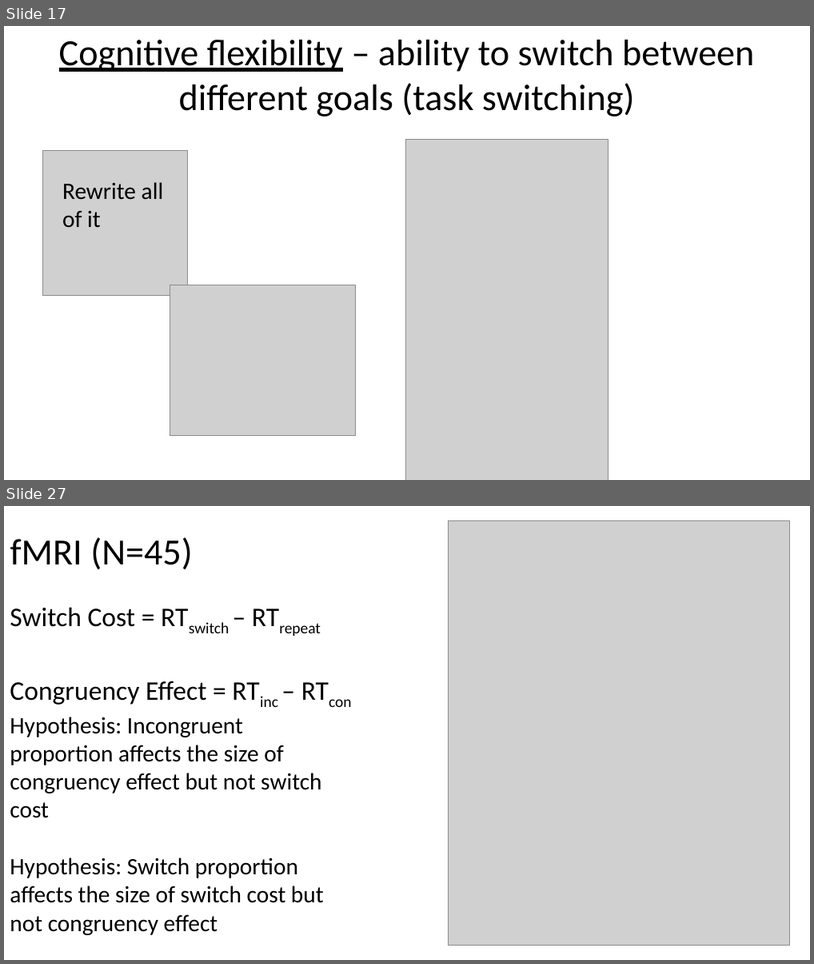
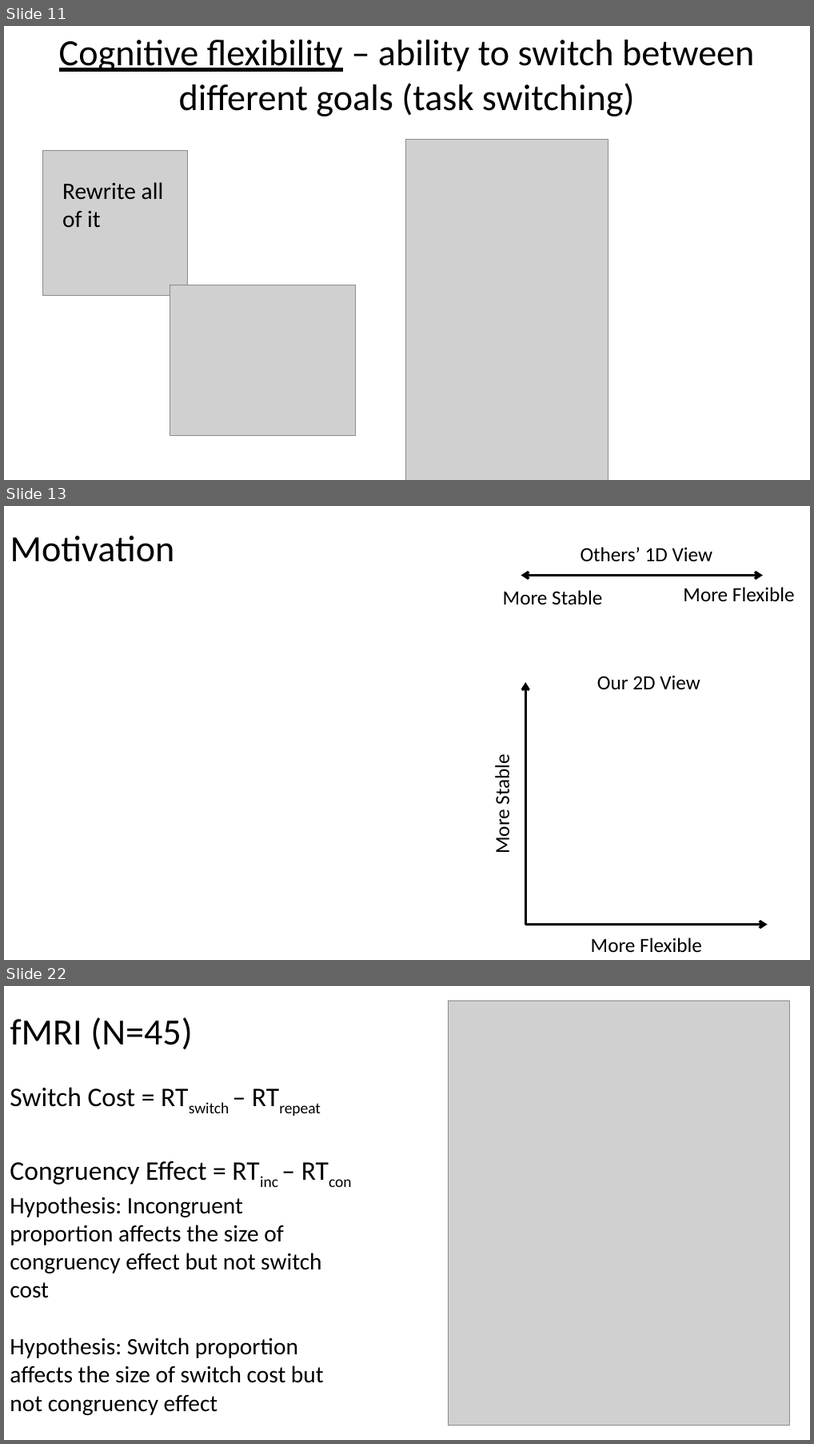
Before and after one commit to jimzhang629/third_year_talk, a slide deck: thirdYearTalk_JZ1.pptx. Shown one above the other, each under a label of ours: slides 17 and 27 before the commit, slides 11, 13 and 22 after it; the slides between them are not shown. The pictures are 814x964 and 814x1444 pixels, drawn with LibreOffice and Linux fonts; fonts in the diff are those of the drawing; grey boxes stand for pictures. Boxes give left, top, right and bottom in pixels: in the first picture for what was removed or moved away, otherwise in the second. Text is boxed around its words. In the diff, an @@ line names an element or a change of style, - is before the commit and + after.

```diff
--- a/thirdYearTalk_JZ1.pptx
+++ b/thirdYearTalk_JZ1.pptx
@@ slide 13 added at (x1=4, y1=506, x2=810, y2=960), background #FFFFFF @@
@@ title added at (x1=10, y1=536, x2=175, y2=562), 44 pt, text #000000 @@
+Motivation
@@ group added at (x1=503, y1=547, x2=795, y2=604): 3 texts, 1 double arrow @@
+More Stable
+More Flexible
+Others’ 1D View
@@ group added at (x1=490, y1=675, x2=768, y2=952): 3 texts, 2 arrows @@
+More Stable
+More Flexible
+Our 2D View
@@ what was slide 17 is now slide 11 @@
@@ what was slide 27 is now slide 22 @@
```
Also in this commit, not shown: 5 slides changed, 4 other slides added, 10 slides removed.
